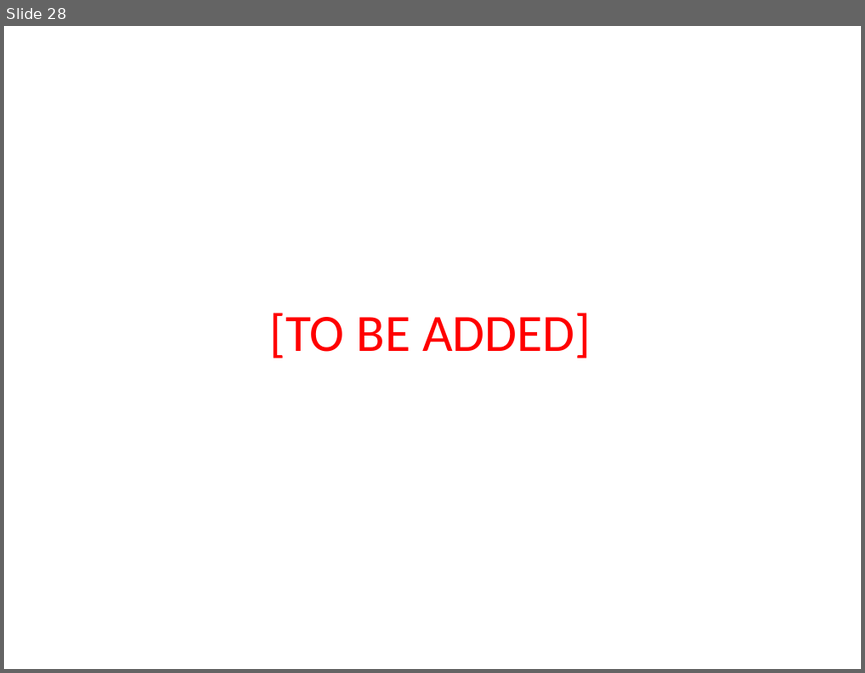
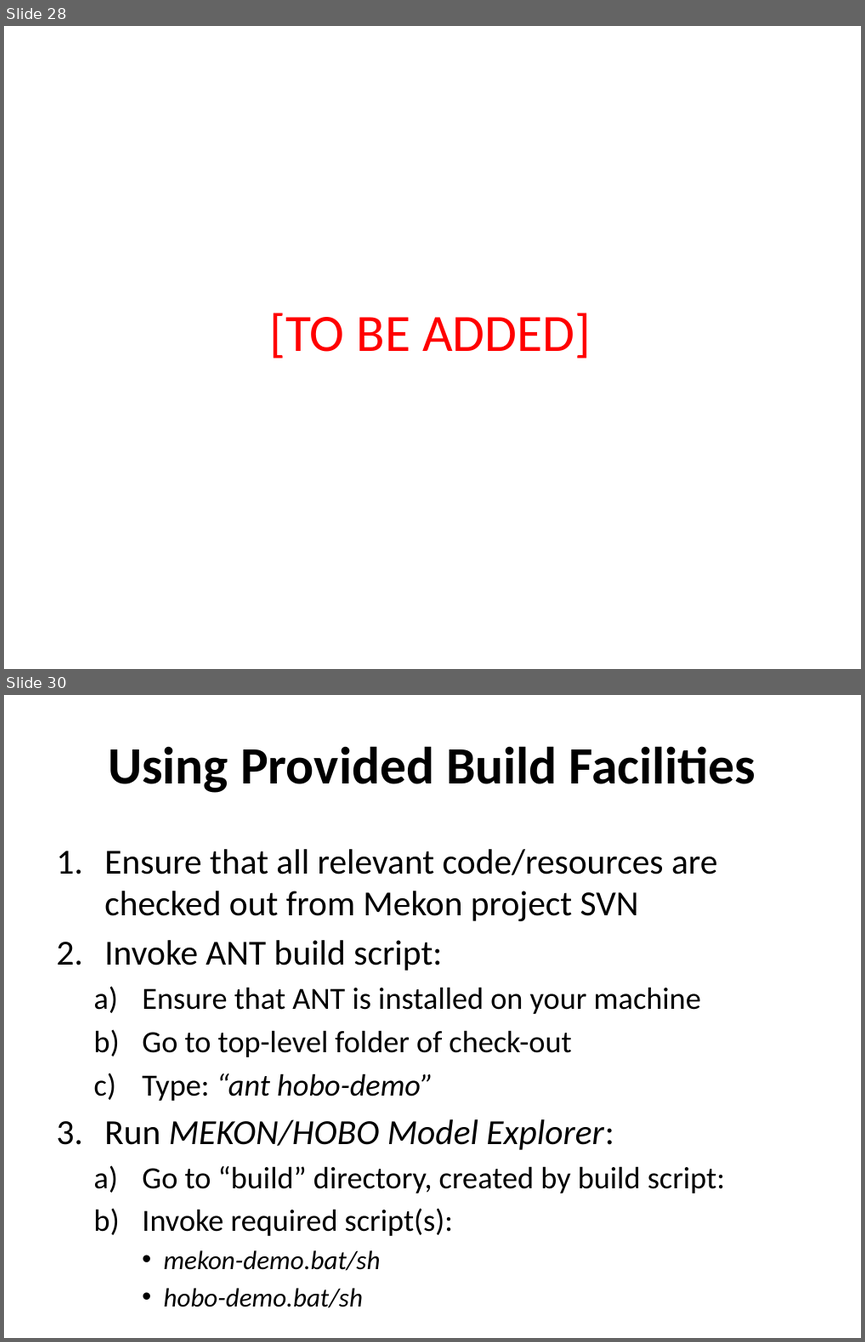
Before and after one commit to colin-puleston/mekon-hobo, a slide deck: docs/MEKON-HOBO Introductory Tutorial.pptx. Shown one above the other, each under a label of ours: slide 28 before the commit, slides 28 and 30 after it; the slides between them are not shown. The pictures are 865x673 and 865x1342 pixels, drawn with LibreOffice and Linux fonts; fonts in the diff are those of the drawing. Boxes give left, top, right and bottom in pixels: in the first picture for what was removed or moved away, otherwise in the second. Text is boxed around its words. In the diff, an @@ line names an element or a change of style, - is before the commit and + after.

```diff
--- a/docs/MEKON-HOBO Introductory Tutorial.pptx
+++ b/docs/MEKON-HOBO Introductory Tutorial.pptx
@@ slide 30 added at [4,695,861,1338], background #FFFFFF @@
@@ title added at [108,746,756,793], 44 pt, text #000000, bold @@
+Using Provided Build Facilities
@@ text added at [104,849,725,1308], 25.9 pt, text #000000 @@
+1. Ensure that all relevant code/resources are checked out from Mekon project SVN
+2. Invoke ANT build script:
+  a) Ensure that ANT is installed on your machine
+  b) Go to top-level folder of check-out
+  c) Type: “ant hobo-demo”
+3. Run MEKON/HOBO Model Explorer:
+  a) Go to “build” directory, created by build script:
+  b) Invoke required script(s):
+    • mekon-demo.bat/sh
+    • hobo-demo.bat/sh
```
Also in this commit, not shown: 4 slides changed, 1 other slide added, 1 slide removed.
